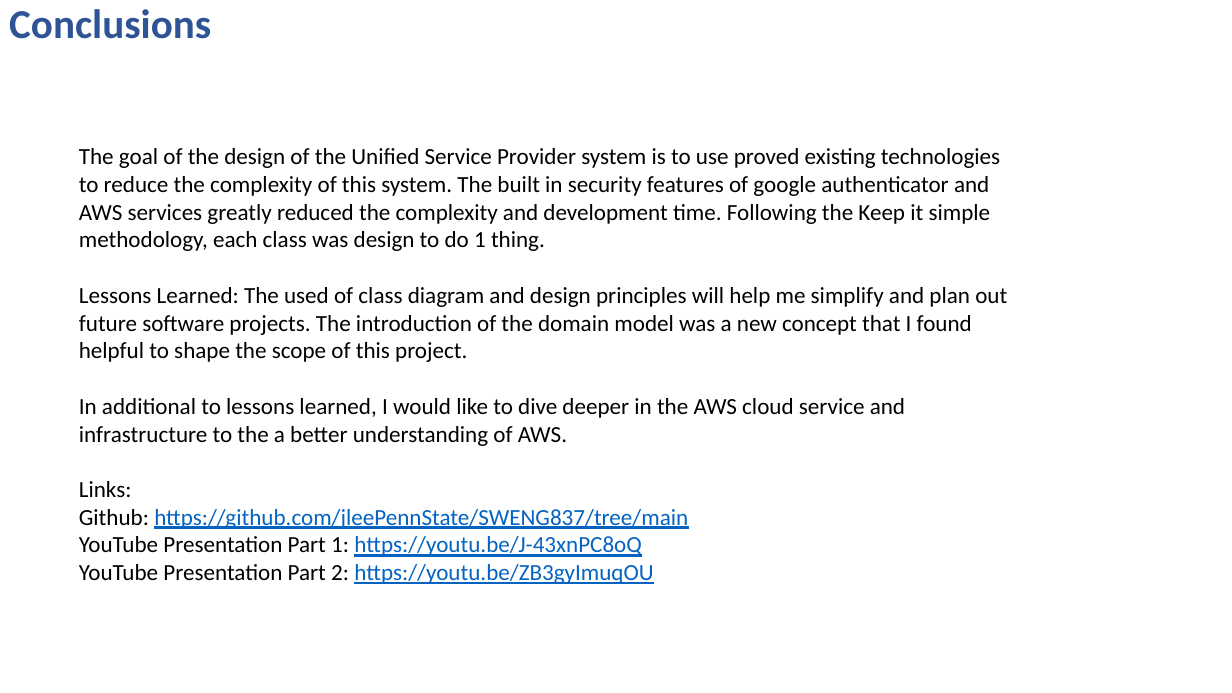
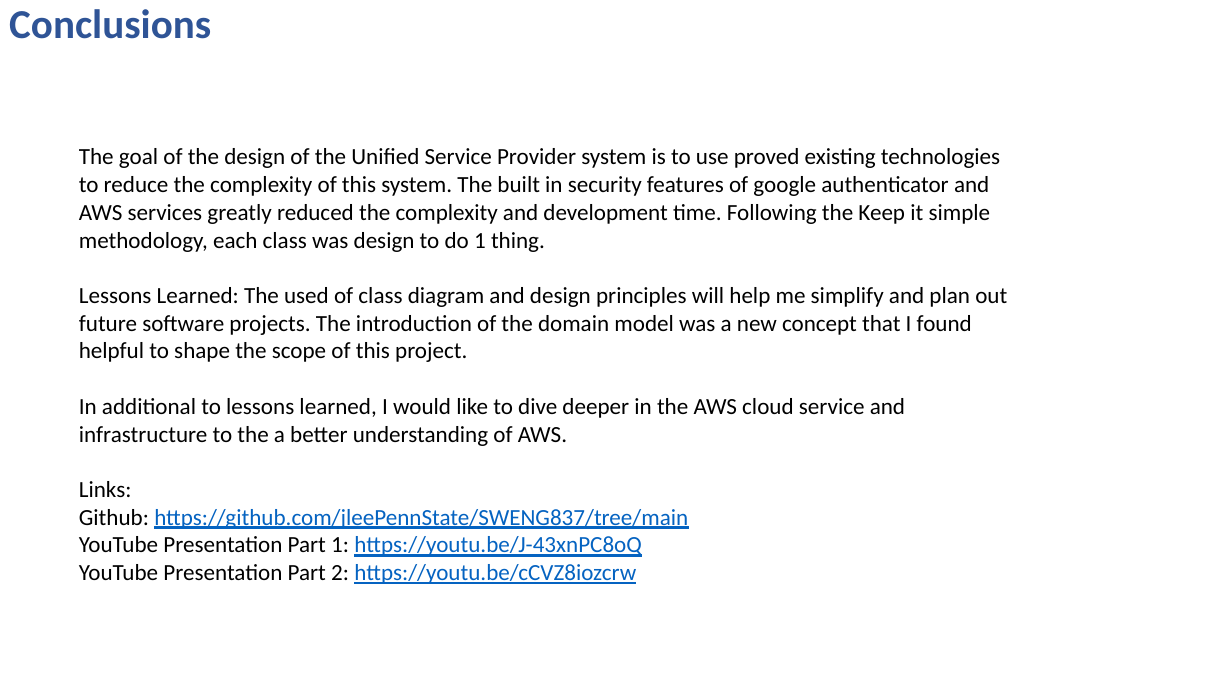
Before and after one commit to jleePennState/SWENG837, a slide deck: slide 30 of Documents/SWENG837 Final .pptx. Drawn at 1232x693 pixels with LibreOffice and Linux fonts; fonts in the diff are those of the drawing. Boxes give left, top, right and bottom in pixels: in the first picture for what was removed or moved away, otherwise in the second. Text is boxed around its words. In the diff, an @@ line names an element or a change of style, - is before the commit and + after.

```diff
--- a/Documents/SWENG837 Final .pptx
+++ b/Documents/SWENG837 Final .pptx
@@ text at (x1=79, y1=564, x2=636, y2=584): text changed @@
-YouTube Presentation Part 2: https://youtu.be/ZB3gyImuqOU
+YouTube Presentation Part 2: https://youtu.be/cCVZ8iozcrw
```
Also in this commit, not shown: 1 other file.
